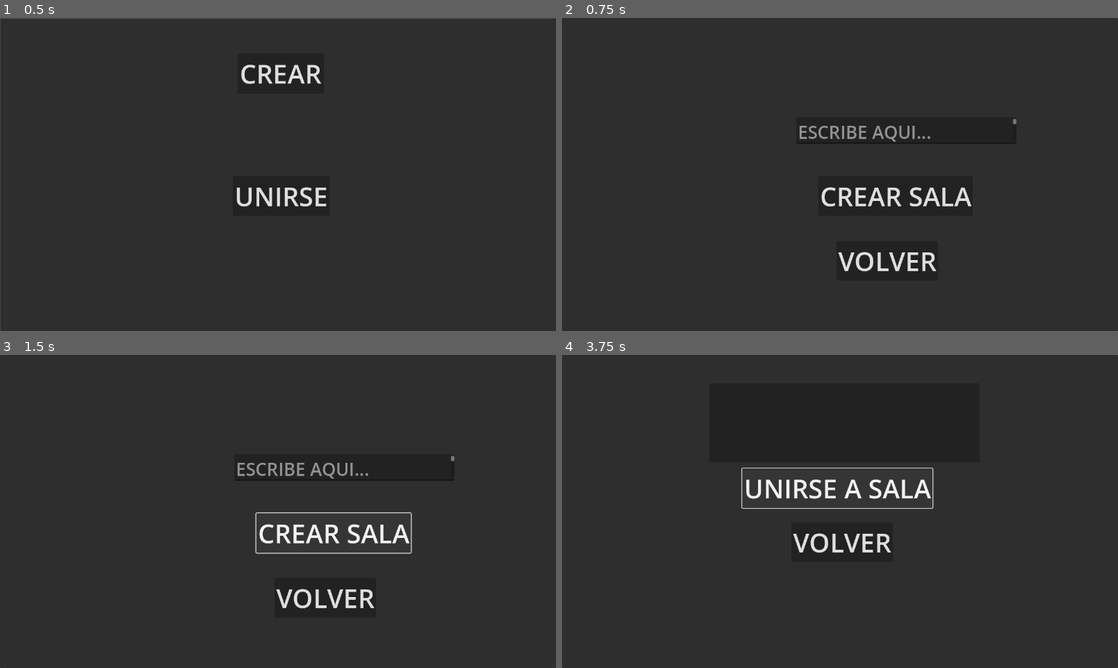
Above: before the commit, frames 1-4 (two rows, left to right).
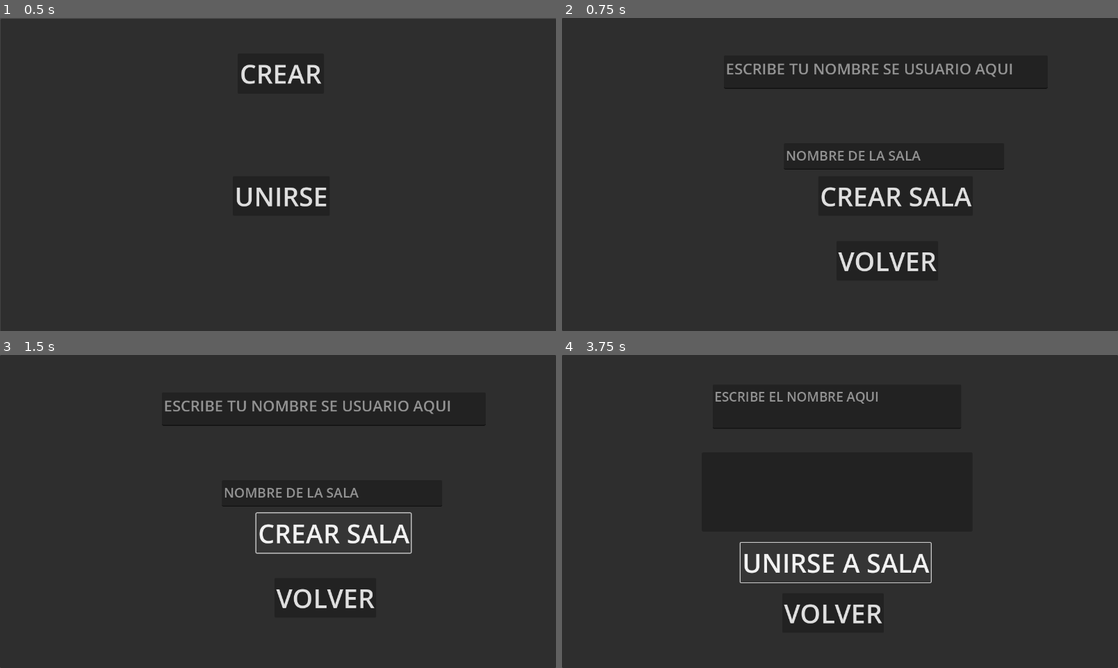
Above: after the commit, the same moments.

Repository: DarkNeku/TIEMPOMUERTO
Game: Godot game, scene res://SCENE/MAIN_MENU.tscn
Same seed, same stepped clock (60 frames per second), same inputs: the game is played once before the commit and once after it.
Inputs:
- Up to frame 1 (0.5 s): no input
- Up to frame 2 (0.75 s): click "CREAR" at 0.5 s
- Up to frame 3 (1.5 s): click "CREAR SALA" at 1.25 s
- Up to frame 4 (3.75 s): click "VOLVER" at 2 s; click "UNIRSE" at 2.75 s; click "UNIRSE A SALA" at 3.5 s

Frame 1 is identical in both runs. In frame 2, 1.7% of the frame differs, in the area x 29-88%, y 14-49%; in frame 3, 1.7%; in frame 4, 3.6%, in the area x 27-67%, y 11-86%.

Commit message:
4/11 23:55

Diff:
--- a/TIEMPOMUERTO/SCENE/CREAR_SALA.tscn
+++ b/TIEMPOMUERTO/SCENE/CREAR_SALA.tscn
@@ -30,9 +30,18 @@
 
 [node name="TXT_SALA" type="TextEdit" parent="Panel"]
 layout_mode = 0
-offset_left = 539.0
-offset_top = 228.0
-offset_right = 1046.0
-offset_bottom = 289.0
-theme_override_font_sizes/font_size = 41
-placeholder_text = "ESCRIBE AQUI..."
+offset_left = 511.0
+offset_top = 288.0
+offset_right = 1018.0
+offset_bottom = 349.0
+theme_override_font_sizes/font_size = 31
+placeholder_text = "NOMBRE DE LA SALA"
+
+[node name="TXT_NOMBRE" type="TextEdit" parent="Panel"]
+layout_mode = 0
+offset_left = 373.0
+offset_top = 86.0
+offset_right = 1118.0
+offset_bottom = 163.0
+theme_override_font_sizes/font_size = 35
+placeholder_text = "ESCRIBE TU NOMBRE SE USUARIO AQUI"
--- a/TIEMPOMUERTO/SCENE/LOBBY.tscn
+++ b/TIEMPOMUERTO/SCENE/LOBBY.tscn
@@ -1,6 +1,9 @@
-[gd_scene load_steps=2 format=3 uid="uid://dwgfscnfyublk"]
+[gd_scene load_steps=3 format=3 uid="uid://dwgfscnfyublk"]
 
 [ext_resource type="Script" uid="uid://dqongl7283eju" path="res://SCRIPT/LOBBY.gd" id="1_lsdnp"]
+
+[sub_resource type="LabelSettings" id="LabelSettings_lsdnp"]
+font_size = 46
 
 [node name="Node2D" type="Node2D"]
 script = ExtResource("1_lsdnp")
@@ -11,25 +14,34 @@
 
 [node name="BTN_VOLVER" type="Button" parent="Panel"]
 layout_mode = 0
-offset_left = 546.0
-offset_top = 423.0
-offset_right = 780.0
-offset_bottom = 514.0
+offset_left = 511.0
+offset_top = 464.0
+offset_right = 745.0
+offset_bottom = 555.0
 theme_override_font_sizes/font_size = 60
 text = "VOLVER"
 
 [node name="LISTA_JUGADORES" type="ItemList" parent="Panel"]
 layout_mode = 0
 offset_left = 398.0
-offset_top = 29.0
+offset_top = 126.0
 offset_right = 923.0
 offset_bottom = 370.0
 
 [node name="BTN_LISTO" type="Button" parent="Panel"]
 layout_mode = 0
-offset_left = 575.0
-offset_top = 551.0
-offset_right = 748.0
-offset_bottom = 642.0
+offset_left = 544.0
+offset_top = 582.0
+offset_right = 717.0
+offset_bottom = 673.0
 theme_override_font_sizes/font_size = 60
 text = "LISTO"
+
+[node name="NOMBRE_SALA" type="Label" parent="Panel"]
+layout_mode = 0
+offset_left = 411.0
+offset_top = 38.0
+offset_right = 923.0
+offset_bottom = 102.0
+label_settings = SubResource("LabelSettings_lsdnp")
+horizontal_alignment = 1
--- a/TIEMPOMUERTO/SCENE/UNIRSE_SALA.tscn
+++ b/TIEMPOMUERTO/SCENE/UNIRSE_SALA.tscn
@@ -11,26 +11,35 @@
 
 [node name="BTN_UNIRSE_SALA" type="Button" parent="Panel"]
 layout_mode = 0
-offset_left = 415.0
-offset_top = 261.0
-offset_right = 853.0
-offset_bottom = 352.0
+offset_left = 411.0
+offset_top = 432.0
+offset_right = 849.0
+offset_bottom = 523.0
 theme_override_font_sizes/font_size = 60
 text = "UNIRSE A SALA"
 
 [node name="BTN_VOLVER" type="Button" parent="Panel"]
 layout_mode = 0
-offset_left = 528.0
-offset_top = 385.0
-offset_right = 762.0
-offset_bottom = 476.0
+offset_left = 507.0
+offset_top = 548.0
+offset_right = 741.0
+offset_bottom = 639.0
 theme_override_font_sizes/font_size = 60
 text = "VOLVER
 "
 
 [node name="LISTA_SALA" type="ItemList" parent="Panel"]
 layout_mode = 0
-offset_left = 339.0
-offset_top = 65.0
-offset_right = 962.0
-offset_bottom = 247.0
+offset_left = 322.0
+offset_top = 224.0
+offset_right = 945.0
+offset_bottom = 406.0
+
+[node name="TXT_NOMBRE" type="TextEdit" parent="Panel"]
+layout_mode = 0
+offset_left = 347.0
+offset_top = 68.0
+offset_right = 919.0
+offset_bottom = 170.0
+theme_override_font_sizes/font_size = 30
+placeholder_text = "ESCRIBE EL NOMBRE AQUI"
--- a/TIEMPOMUERTO/SCRIPT/CREAR_SALA.gd
+++ b/TIEMPOMUERTO/SCRIPT/CREAR_SALA.gd
@@ -2,6 +2,30 @@
 
 func _ready():
 	$Panel/BTN_VOLVER.connect("pressed", Callable(self, "on_btn_volver_pressed"))
+	$Panel/BTN_CREAR_SALA.connect("pressed", Callable(self, "on_btn_crear_sala_pressed"))
 
 func on_btn_volver_pressed():
 	get_tree().change_scene_to_file("res://SCENE/MAIN_MENU.tscn")
+
+func on_btn_crear_sala_pressed():
+	var nombre_sala = $Panel/TXT_SALA.text
+	var nombre_usuario = $Panel/TXT_NOMBRE.text
+	if Network.start_host():
+		# Llama directamente a la función en lugar de usar RPC (eres el host)
+		Network.salas[nombre_sala] = []
+		Network.jugadores[nombre_sala] = [nombre_usuario]
+		Network.sala_actual = nombre_sala
+		print("Sala creada: " + nombre_sala)
+		print("Usuario creado: " + nombre_usuario)
+		if Network.peer:
+			print("Peer ID host: " + str(Network.peer.get_unique_id()))
+		var jugadores = Network.get_jugadores(nombre_sala)
+		print("Jugadores en la sala: " + str(jugadores))
+		if jugadores.size() > 0:
+			for jugador in jugadores:
+				print("Usuario en sala: " + jugador)
+		else:
+			print("ERROR: No se agregó el usuario correctamente!")
+		get_tree().change_scene_to_file("res://SCENE/LOBBY.tscn")
+	else:
+		print("No se pudo iniciar el servidor")
--- /dev/null
+++ b/TIEMPOMUERTO/SCRIPT/Global.gd
@@ -0,0 +1,6 @@
+extends Node
+
+var nombre_sala: String = ""
+var jugadores: Array = []
+
+# Puedes agregar más variables globales aquí para el juego
--- a/TIEMPOMUERTO/SCRIPT/LOBBY.gd
+++ b/TIEMPOMUERTO/SCRIPT/LOBBY.gd
@@ -1 +1,42 @@
 extends Node2D
+
+var timer: Timer
+
+func _ready():
+	$Panel/NOMBRE_SALA.text = Network.sala_actual
+
+	# Si no soy el host, solicitar la lista actualizada de jugadores
+	if !Network.soy_host():
+		print("=== CLIENTE: Solicitando lista de jugadores al host...")
+		await get_tree().create_timer(0.5).timeout
+		Network.pedir_jugadores.rpc_id(1, Network.sala_actual)
+		await get_tree().create_timer(0.5).timeout
+
+	mostrar_jugadores(Network.sala_actual)
+	var jugadores = Network.get_jugadores(Network.sala_actual)
+	print("Jugadores en lobby: ", jugadores)
+	if jugadores.size() > 0:
+		for jugador in jugadores:
+			print("Usuario en lobby: " + jugador)
+	else:
+		print("No hay usuarios en la sala todavía.")
+	print("Sala actual: " + Network.sala_actual)
+	if Network.peer:
+		print("Peer ID: " + str(Network.peer.get_unique_id()))
+	# Timer para refrescar la lista
+	if !has_node("Timer"):
+		timer = Timer.new()
+		timer.wait_time = 1.0
+		timer.autostart = true
+		timer.one_shot = false
+		timer.connect("timeout", Callable(self, "_on_timer_timeout"))
+		add_child(timer)
+
+func _on_timer_timeout():
+	mostrar_jugadores(Network.sala_actual)
+
+func mostrar_jugadores(nombre_sala):
+	$Panel/LISTA_JUGADORES.clear()
+	var jugadores = Network.get_jugadores(nombre_sala)
+	for jugador in jugadores:
+		$Panel/LISTA_JUGADORES.add_item(jugador)
--- /dev/null
+++ b/TIEMPOMUERTO/SCRIPT/Network.gd
@@ -0,0 +1,75 @@
+extends Node
+
+var salas: Dictionary = {}
+var jugadores: Dictionary = {}
+var peer: MultiplayerPeer = null
+var sala_actual: String = ""
+
+func start_host(port: int = 12345) -> bool:
+	peer = ENetMultiplayerPeer.new()
+	var result = peer.create_server(port, 5)
+	if result != OK:
+		return false
+	multiplayer.multiplayer_peer = peer
+	return true
+
+func connect_to_host(ip: String, port: int = 12345) -> bool:
+	peer = ENetMultiplayerPeer.new()
+	var result = peer.create_client(ip, port)
+	if result != OK:
+		return false
+	multiplayer.multiplayer_peer = peer
+	return true
+
+@rpc("authority")
+func crear_sala(nombre_sala: String, nombre_usuario: String):
+	salas[nombre_sala] = []
+	jugadores[nombre_sala] = [nombre_usuario]
+	sala_actual = nombre_sala
+	sync_salas.rpc(salas)
+	sync_jugadores.rpc(jugadores)
+
+@rpc("any_peer")
+func unirse_sala(nombre_sala: String, nombre_usuario: String):
+	if soy_host():
+		if nombre_sala in jugadores:
+			jugadores[nombre_sala].append(nombre_usuario)
+			print("=== HOST: Usuario " + nombre_usuario + " se unió a la sala: " + nombre_sala)
+			print("=== HOST: Jugadores actuales: " + str(jugadores[nombre_sala]))
+			# Sincronizar con todos los peers
+			sync_jugadores.rpc(jugadores)
+			print("=== HOST: Lista de jugadores sincronizada con todos los peers")
+		else:
+			print("=== HOST ERROR: La sala " + nombre_sala + " no existe!")
+	else:
+		print("=== CLIENTE: Intentando unirse, pero no soy host")
+
+func get_salas() -> Array:
+	return salas.keys()
+
+func get_jugadores(nombre_sala: String) -> Array:
+	if nombre_sala in jugadores:
+		return jugadores[nombre_sala]
+	return []
+
+func soy_host() -> bool:
+	return multiplayer.is_server()
+
+@rpc("any_peer")
+func sync_salas(salas_dict: Dictionary):
+	salas = salas_dict
+
+@rpc("any_peer")
+func sync_jugadores(jugadores_dict: Dictionary):
+	jugadores = jugadores_dict
+	print("=== SYNC: Lista de jugadores actualizada: " + str(jugadores))
+
+@rpc("any_peer")
+func pedir_salas():
+	if soy_host():
+		sync_salas.rpc_id(multiplayer.get_remote_sender_id(), salas)
+
+@rpc("any_peer")
+func pedir_jugadores(_nombre_sala: String):
+	if soy_host():
+		sync_jugadores.rpc_id(multiplayer.get_remote_sender_id(), jugadores)
--- a/TIEMPOMUERTO/SCRIPT/UNIRSE_SALA.gd
+++ b/TIEMPOMUERTO/SCRIPT/UNIRSE_SALA.gd
@@ -1,7 +1,80 @@
 extends Node2D
 
+var timer: Timer
+var conectado: bool = false
+
 func _ready():
-    $Panel/BTN_VOLVER.connect("pressed", Callable(self, "on_btn_volver_pressed"))
+	$Panel/BTN_VOLVER.connect("pressed", Callable(self, "on_btn_volver_pressed"))
+	$Panel/BTN_UNIRSE_SALA.connect("pressed", Callable(self, "on_btn_unirse_sala_pressed"))
+
+	# Conectar al host automáticamente al entrar
+	var ip_host = "127.0.0.1" # IP del host (localhost para pruebas)
+	if Network.connect_to_host(ip_host):
+		print("Conectado al host en: " + ip_host)
+		conectado = true
+		# Esperar un momento para que la conexión se establezca
+		await get_tree().create_timer(0.5).timeout
+		# Solicitar la lista de salas al host
+		Network.pedir_salas.rpc_id(1)
+	else:
+		print("No se pudo conectar al host")
+
+	mostrar_salas()
+
+	# Timer para refrescar la lista de salas
+	timer = Timer.new()
+	timer.wait_time = 1.0
+	timer.autostart = true
+	timer.one_shot = false
+	timer.connect("timeout", Callable(self, "on_timer_timeout"))
+	add_child(timer)
+
+func on_timer_timeout():
+	if conectado:
+		Network.pedir_salas.rpc_id(1)
+	mostrar_salas()
+
+func mostrar_salas():
+	$Panel/LISTA_SALA.clear()
+	var salas = Network.get_salas()
+	print("Salas disponibles: " + str(salas))
+	for sala in salas:
+		$Panel/LISTA_SALA.add_item(sala)
 
 func on_btn_volver_pressed():
-    get_tree().change_scene_to_file("res://SCENE/MAIN_MENU.tscn")
+	get_tree().change_scene_to_file("res://SCENE/MAIN_MENU.tscn")
+
+func on_btn_unirse_sala_pressed():
+	# Verificar que los nodos existan
+	if not has_node("Panel/TXT_NOMBRE"):
+		print("ERROR: No se encontró el nodo Panel/TXT_NOMBRE")
+		print("Estructura de nodos disponible:")
+		print_tree_pretty()
+		return
+
+	if not has_node("Panel/LISTA_SALA"):
+		print("ERROR: No se encontró el nodo Panel/LISTA_SALA")
+		return
+
+	var nombre_usuario = $Panel/TXT_NOMBRE.text
+
+	# Validar que el nombre de usuario no esté vacío
+	if nombre_usuario.strip_edges() == "":
+		print("ERROR: Debes ingresar un nombre de usuario")
+		return
+
+	var sala_seleccionada = $Panel/LISTA_SALA.get_selected_items()
+
+	if sala_seleccionada.size() > 0:
+		var nombre_sala = $Panel/LISTA_SALA.get_item_text(sala_seleccionada[0])
+		print("Uniéndose a la sala: " + nombre_sala)
+		print("Usuario: " + nombre_usuario)
+
+		# Enviar al host la solicitud de unirse
+		Network.unirse_sala.rpc_id(1, nombre_sala, nombre_usuario)
+		Network.sala_actual = nombre_sala
+
+		# Ir al lobby
+		get_tree().change_scene_to_file("res://SCENE/LOBBY.tscn")
+	else:
+		print("Debes seleccionar una sala primero")
--- a/TIEMPOMUERTO/project.godot
+++ b/TIEMPOMUERTO/project.godot
@@ -15,6 +15,11 @@
 config/features=PackedStringArray("4.4", "GL Compatibility")
 config/icon="res://icon.svg"
 
+[autoload]
+
+Global="*res://SCRIPT/Global.gd"
+Network="*res://SCRIPT/Network.gd"
+
 [display]
 
 window/size/viewport_width=1280
Not shown, added: TIEMPOMUERTO/SCRIPT/Global.gd.uid
Not shown, added: TIEMPOMUERTO/SCRIPT/Network.gd.uid
